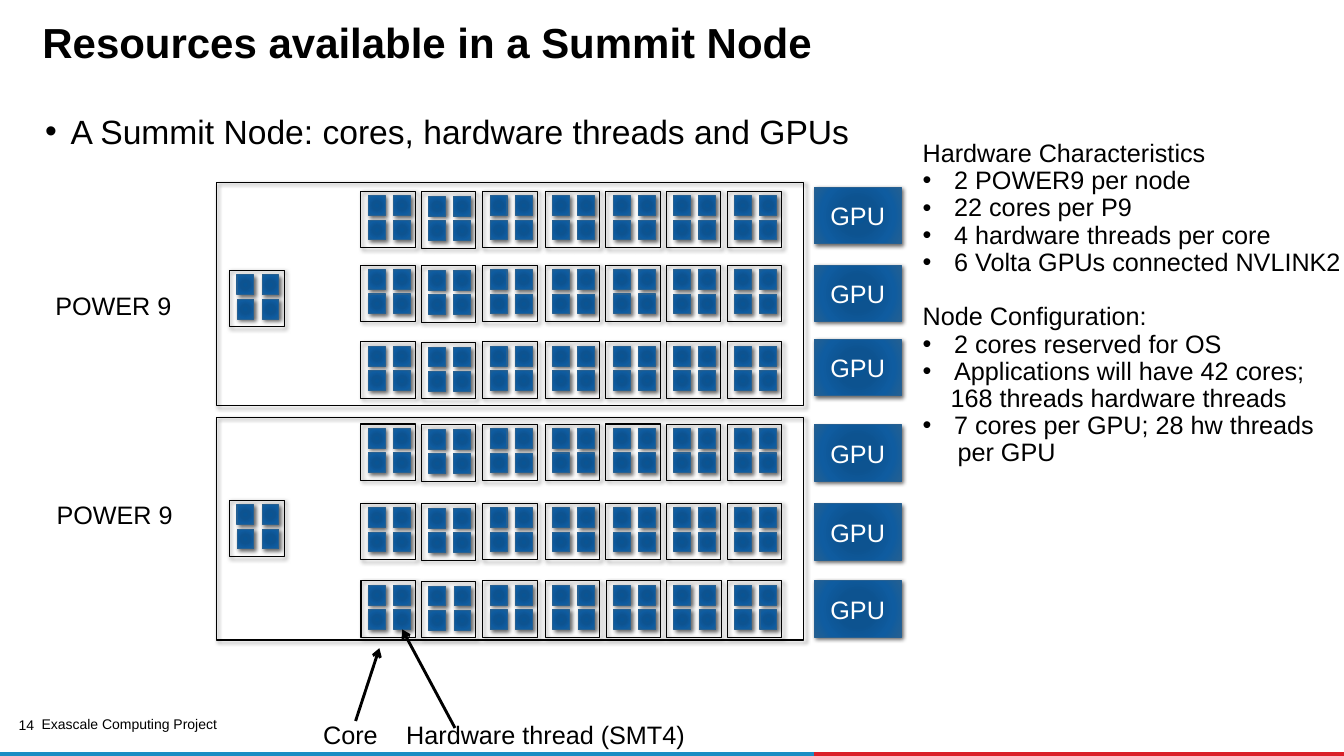
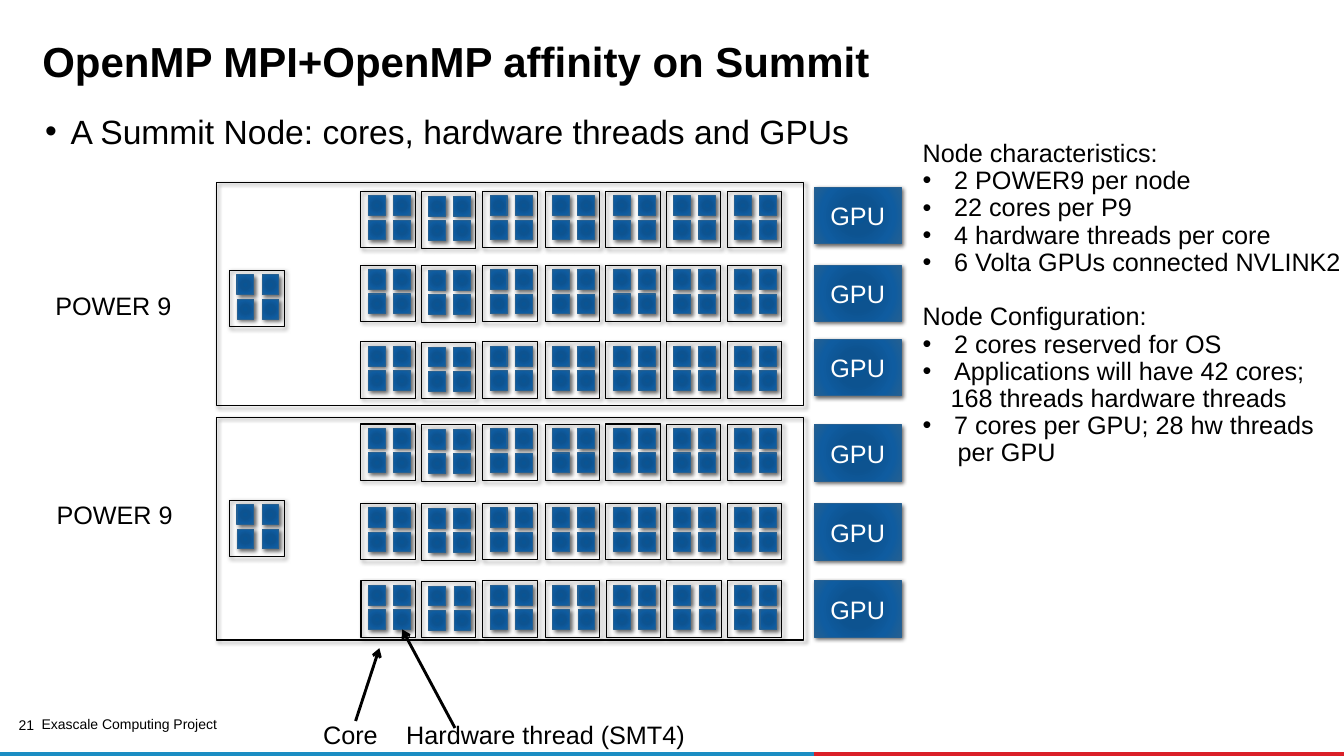
Before and after one commit to kongm/ecp-openmp-material, a slide deck: slide 21 of MPI-OpenMP-tutorial.pptx (slide 14 before the commit). Drawn at 1344x756 pixels with LibreOffice and Linux fonts; fonts in the diff are those of the drawing; background and template pictures are left out. Boxes give left, top, right and bottom in pixels: in the first picture for what was removed or moved away, otherwise in the second. Text is boxed around its words. In the diff, an @@ line names an element or a change of style, - is before the commit and + after.

```diff
--- a/MPI-OpenMP-tutorial.pptx
+++ b/MPI-OpenMP-tutorial.pptx
@@ title at box(42, 46, 869, 85): text changed @@
-Resources available in a Summit Node
+OpenMP MPI+OpenMP affinity on Summit
@@ text at box(923, 143, 1158, 163): text changed @@
-Hardware Characteristics
+Node characteristics:
@@ page number at box(19, 720, 35, 730): text changed @@
-14
+21
```
Also in this commit, not shown: 14 other slides changed, 16 slides added, 2 slides removed.
